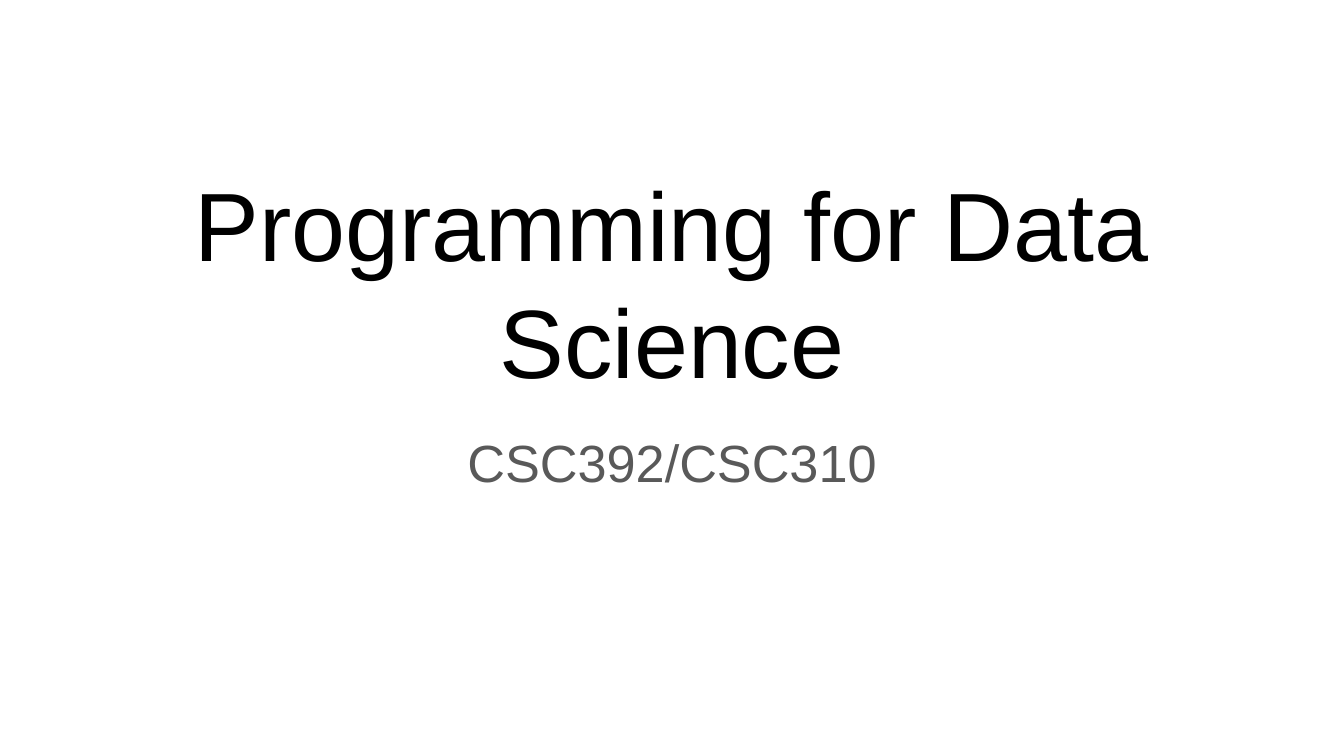
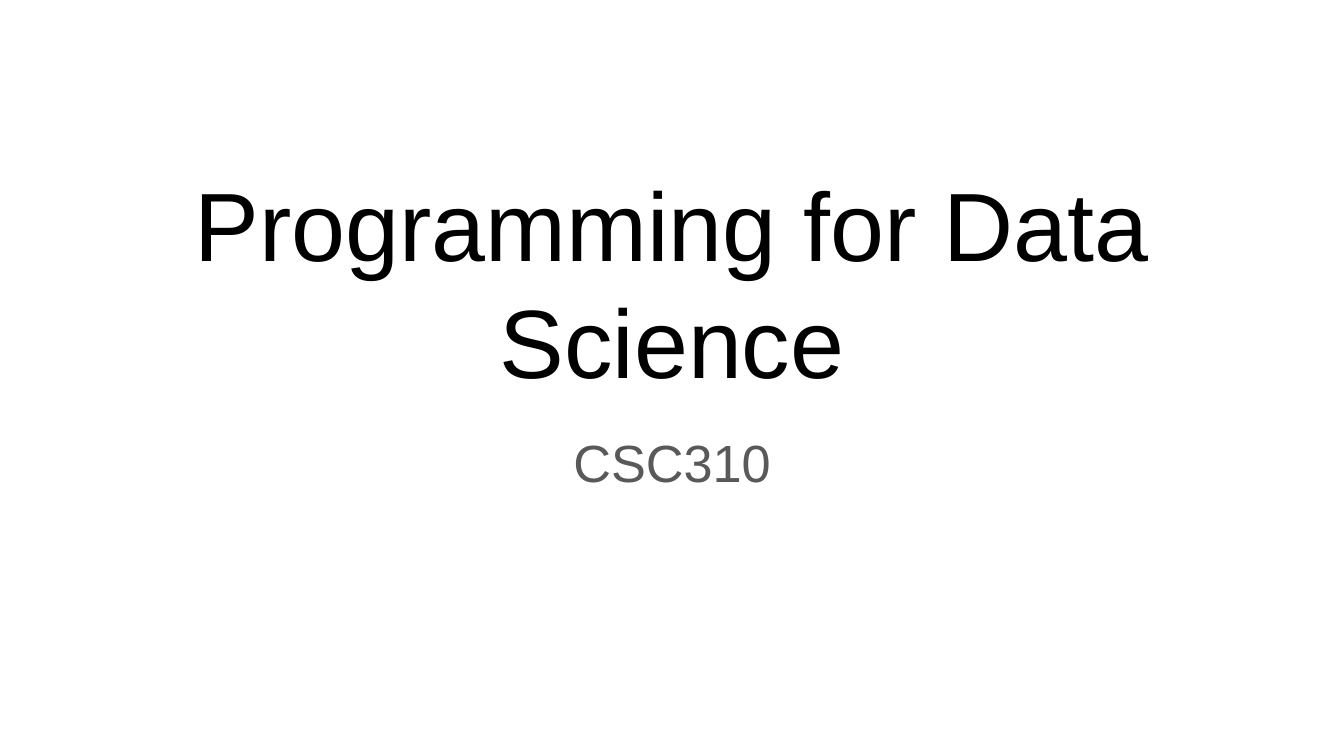
Before and after one commit to lutzhamel/CSC310, a slide deck: slide 1 of 01-What-is-Data-Science.pptx. Drawn at 1344x756 pixels with LibreOffice and Linux fonts; fonts in the diff are those of the drawing; background and template pictures are left out. Boxes give left, top, right and bottom in pixels: in the first picture for what was removed or moved away, otherwise in the second. Text is boxed around its words. In the diff, an @@ line names an element or a change of style, - is before the commit and + after.

```diff
--- a/01-What-is-Data-Science.pptx
+++ b/01-What-is-Data-Science.pptx
@@ subtitle at box(573, 445, 770, 483): text changed @@
-CSC392/CSC310
+CSC310
```
Also in this commit, not shown: 3 other files.
